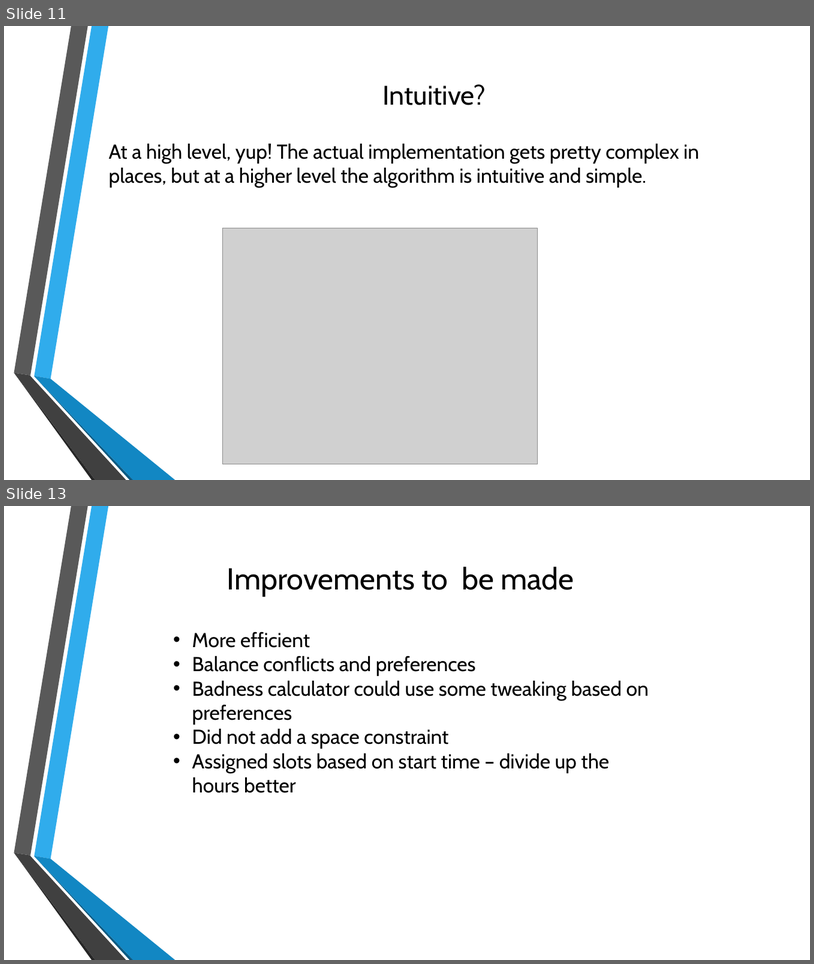
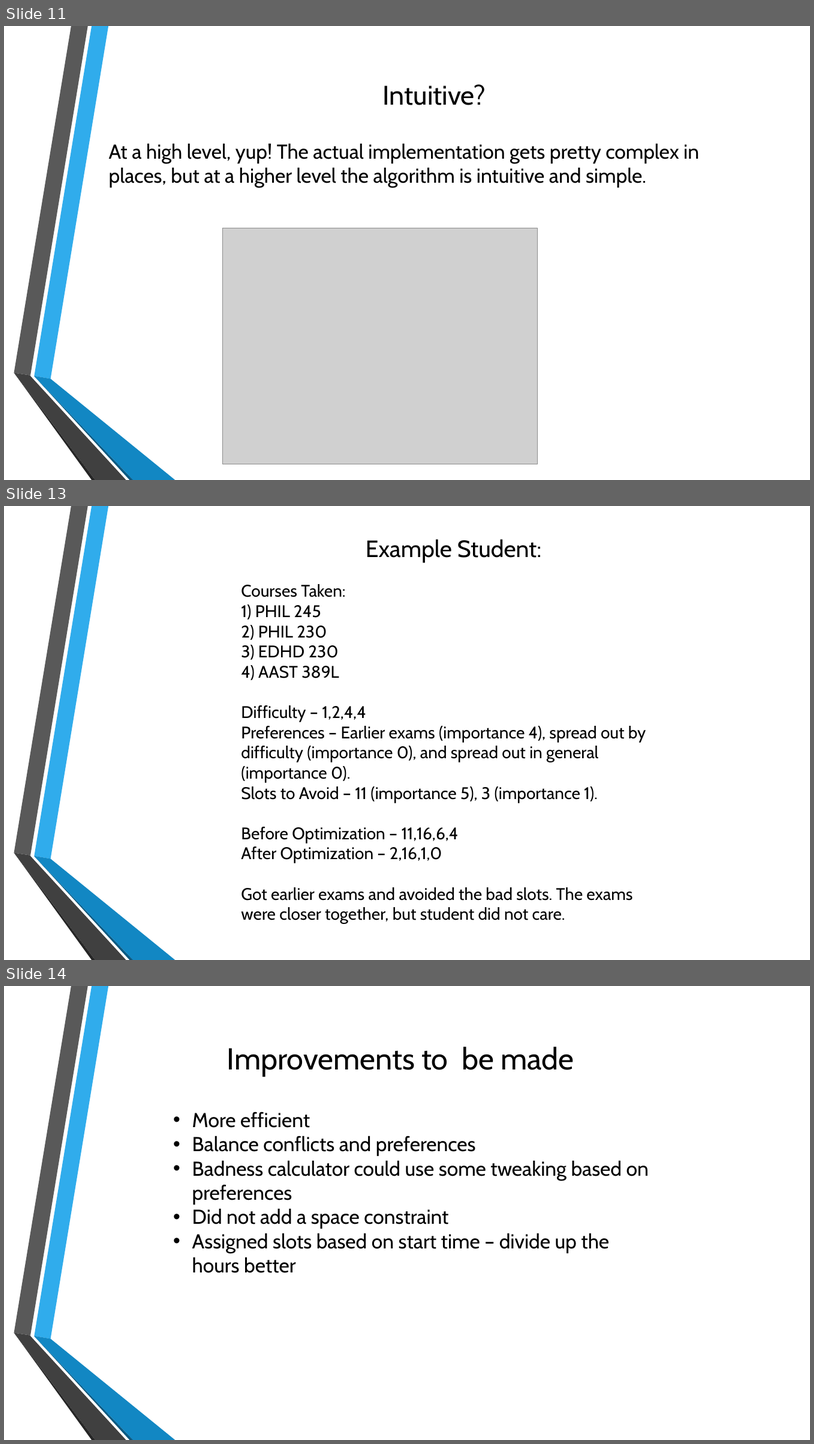
Before and after one commit to rumackaaron/JHacks2016, a slide deck: Making Finals not as Bad.pptx. Shown one above the other, each under a label of ours: slides 11 and 13 before the commit, slides 11, 13 and 14 after it; the slides between them are not shown. The pictures are 814x964 and 814x1444 pixels, drawn with LibreOffice and Linux fonts; fonts in the diff are those of the drawing; grey boxes stand for pictures; background and template pictures are left out. Boxes give left, top, right and bottom in pixels: in the first picture for what was removed or moved away, otherwise in the second. Text is boxed around its words. In the diff, an @@ line names an element or a change of style, - is before the commit and + after.

Commit message:
final

```diff
--- a/Making Finals not as Bad.pptx
+++ b/Making Finals not as Bad.pptx
@@ slide 13 added at (x1=4, y1=506, x2=810, y2=960), background picture (left out); not listed: 6 template elements that a slide beside it also shows @@
@@ text added at (x1=241, y1=539, x2=646, y2=924), 20 pt, text #000000 @@
+Example Student:
+Courses Taken:
+1) PHIL 245
+2) PHIL 230
+3) EDHD 230
+4) AAST 389L
+Difficulty – 1,2,4,4
+Preferences – Earlier exams (importance 4), spread out by difficulty (importance 0), and spread out in general (importance 0).
+Slots to Avoid – 11 (importance 5), 3 (importance 1).
+Before Optimization – 11,16,6,4
+After Optimization – 2,16,1,0
+Got earlier exams and avoided the bad slots. The exams were closer together, but student did not care.
@@ what was slide 13 is now slide 14 @@
```
Also in this commit, not shown: 1 slide changed.
